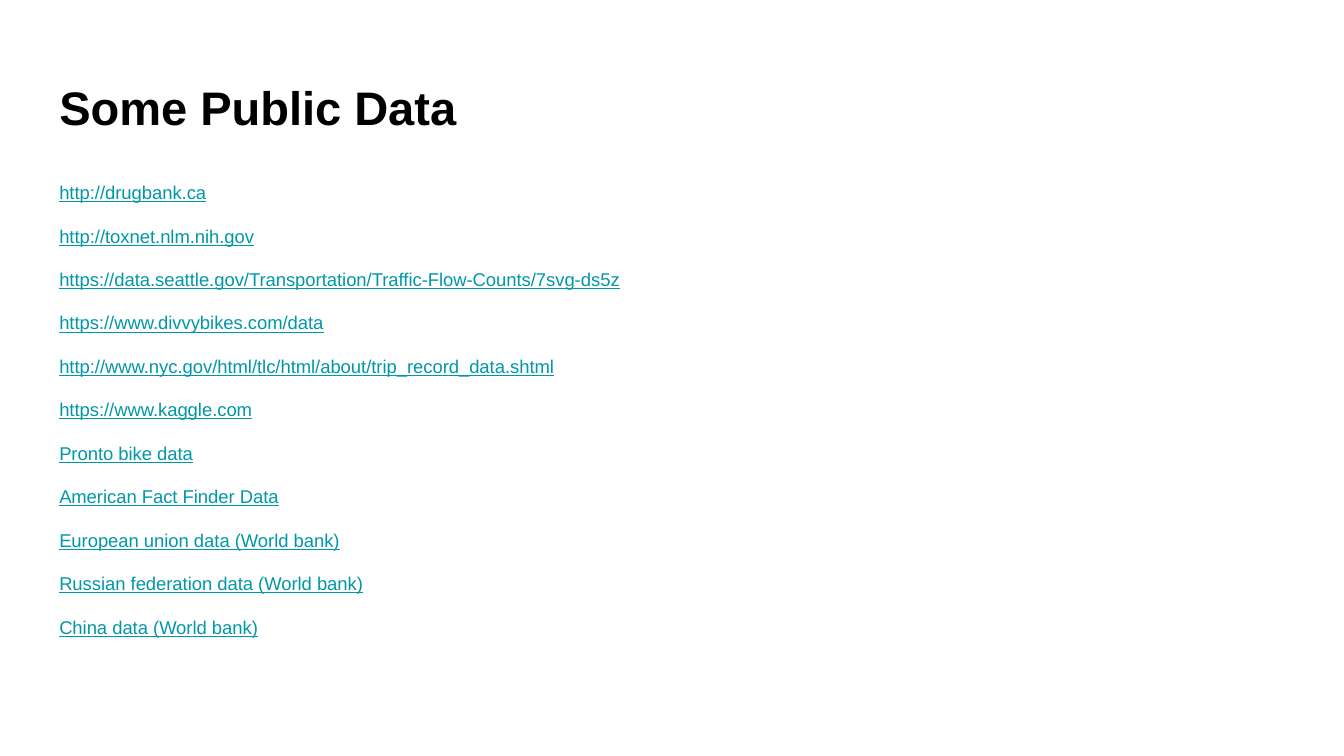
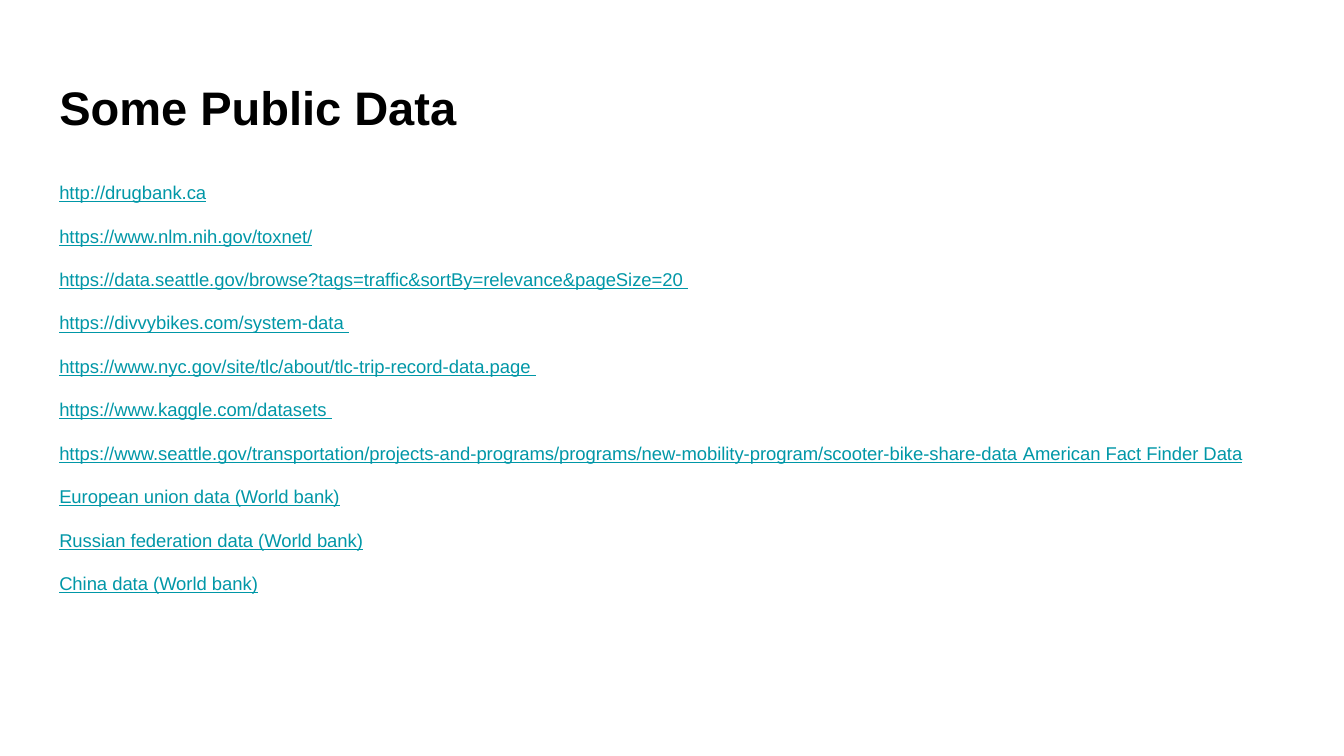
Before and after one commit to UWDATA515/lecture-materials, a slide deck: slide 19 of 03/04__Project.pptx (slide 18 before the commit). Drawn at 1344x756 pixels with LibreOffice and Linux fonts; fonts in the diff are those of the drawing; background and template pictures are left out. Boxes give left, top, right and bottom in pixels: in the first picture for what was removed or moved away, otherwise in the second. Text is boxed around its words. In the diff, an @@ line names an element or a change of style, - is before the commit and + after.

Commit message:
Update slides

```diff
--- a/03/04__Project.pptx
+++ b/03/04__Project.pptx
@@ text at <box>59,229,1242,464</box>: text changed @@
-http://toxnet.nlm.nih.gov
-https://data.seattle.gov/Transportation/Traffic-Flow-Counts/7svg-ds5z
-https://www.divvybikes.com/data
-http://www.nyc.gov/html/tlc/html/about/trip_record_data.shtml
-https://www.kaggle.com
-Pronto bike data
-American Fact Finder Data
+https://www.nlm.nih.gov/toxnet/
+https://data.seattle.gov/browse?tags=traffic&sortBy=relevance&pageSize=20
+https://divvybikes.com/system-data
+https://www.nyc.gov/site/tlc/about/tlc-trip-record-data.page
+https://www.kaggle.com/datasets
+https://www.seattle.gov/transportation/projects-and-programs/programs/new-mobility-program/scooter-bike-share-data American Fact Finder Data
```
Also in this commit, not shown: 5 other slides changed, 1 slide added, 3 other files.
